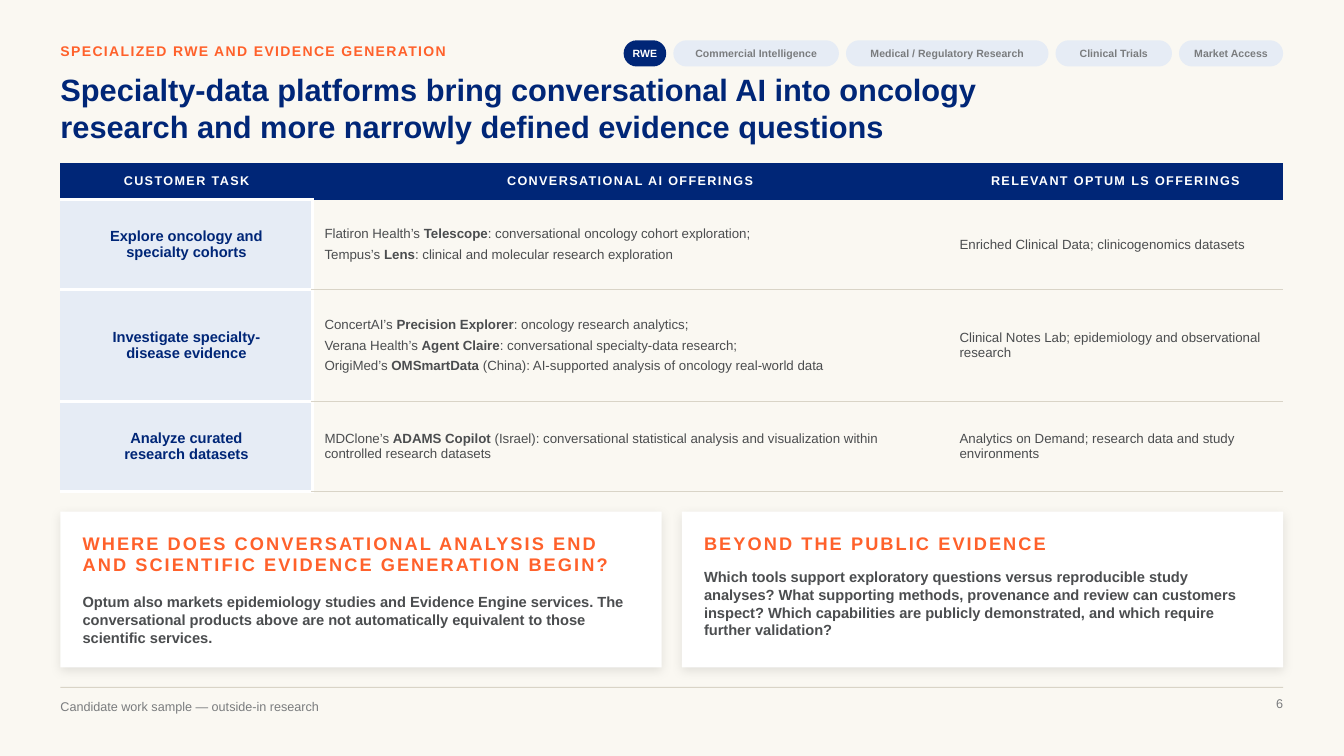
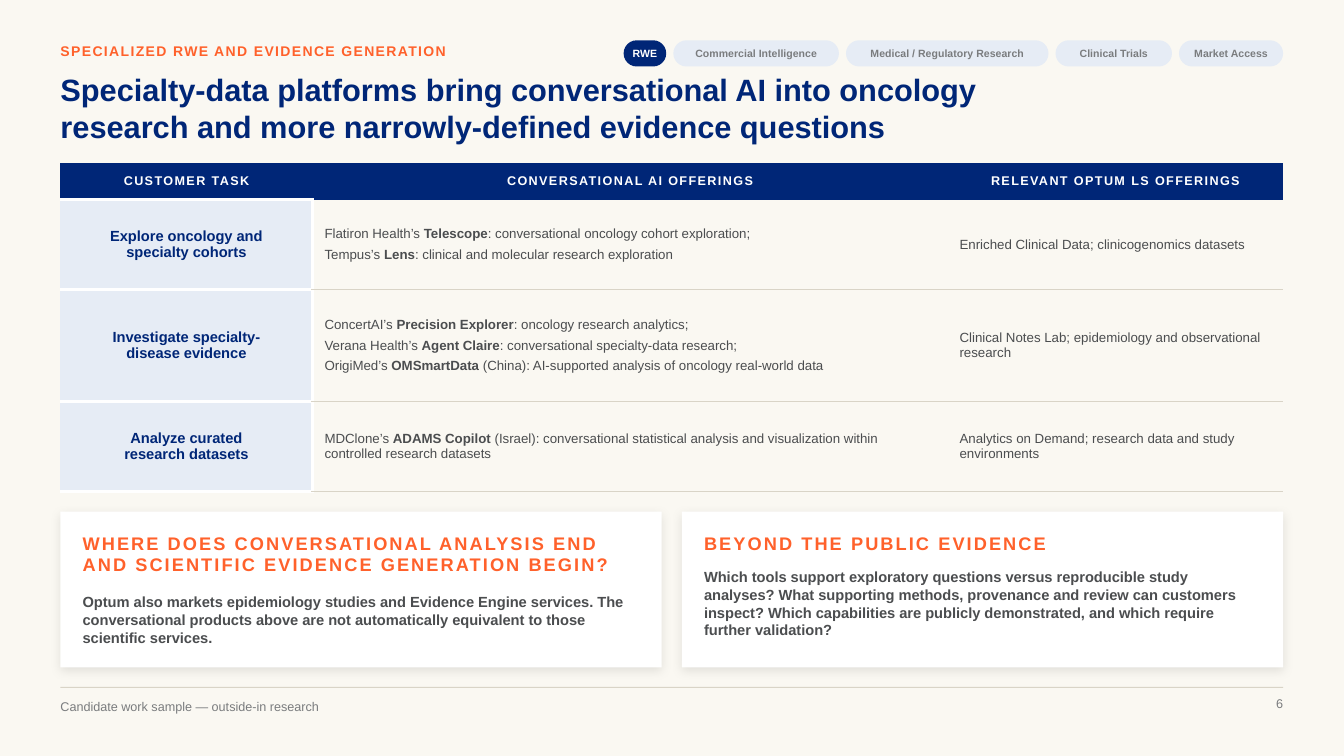
Before and after one commit to marinojt/test, a slide deck: slide 6 of deck/Optum-LS-Conversational-AI.pptx. Drawn at 1344x756 pixels with LibreOffice and Linux fonts; fonts in the diff are those of the drawing. Boxes give left, top, right and bottom in pixels: in the first picture for what was removed or moved away, otherwise in the second. Text is boxed around its words. In the diff, an @@ line names an element or a change of style, - is before the commit and + after.

```diff
--- a/deck/Optum-LS-Conversational-AI.pptx
+++ b/deck/Optum-LS-Conversational-AI.pptx
@@ title at (60,78,976,143): text changed @@
-Specialty-data platforms bring conversational AI into oncology
-research and more narrowly defined evidence questions
+Specialty-data platforms bring conversational AI into oncology
+research and more narrowly-defined evidence questions
```
Also in this commit, not shown: 9 other slides changed, 12 other files.
